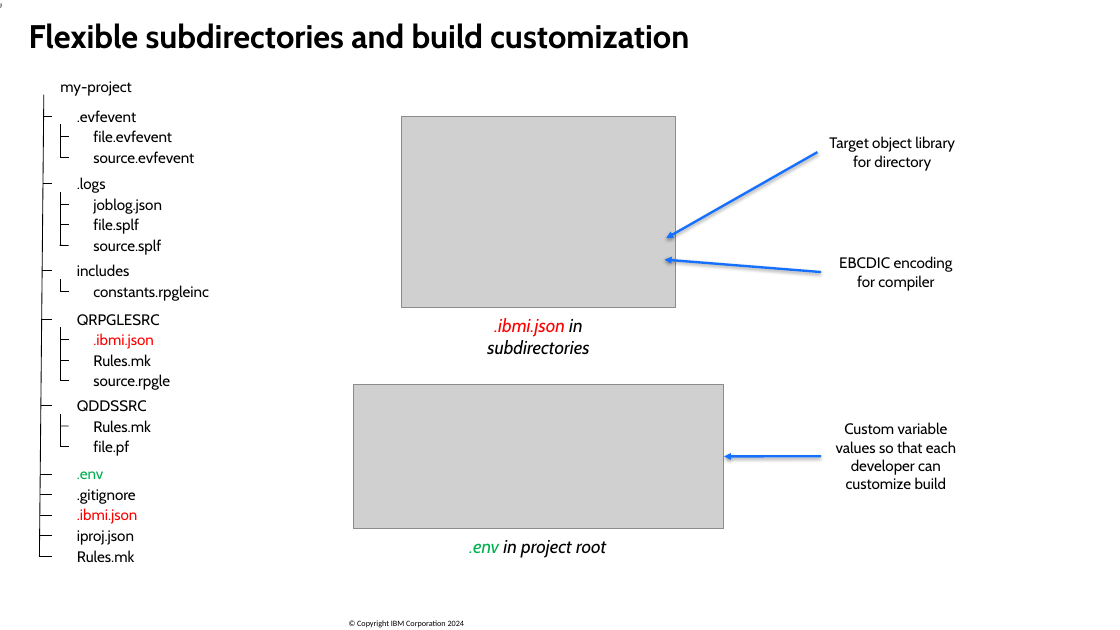
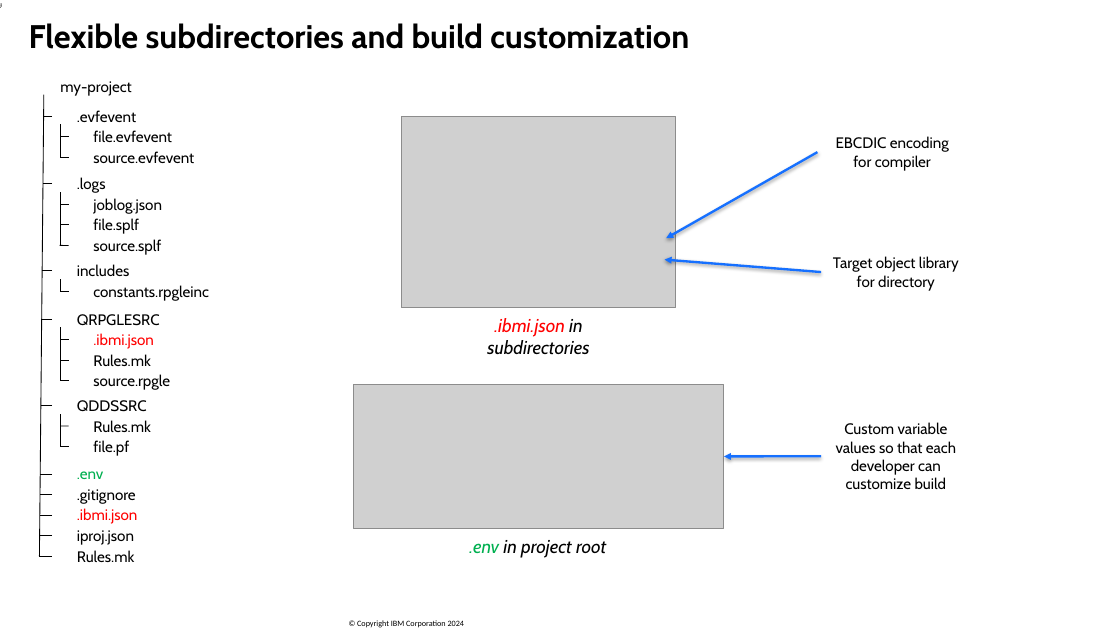
Before and after one commit to SanjulaGanepola/ibmi-talks, a slide deck: slide 9 of Modern Buildable Projects with IBM i Project Explorer and Bob/Modern-Buildable-Projects-with-IBM-i-Project-Explorer-and-Bob.pptx. Drawn at 1120x630 pixels with LibreOffice and Linux fonts; fonts in the diff are those of the drawing; grey boxes stand for pictures; background and template pictures are left out. Boxes give left, top, right and bottom in pixels: in the first picture for what was removed or moved away, otherwise in the second. Text is boxed around its words. In the diff, an @@ line names an element or a change of style, - is before the commit and + after.

```diff
--- a/Modern Buildable Projects with IBM i Project Explorer and Bob/Modern-Buildable-Projects-with-IBM-i-Project-Explorer-and-Bob.pptx
+++ b/Modern Buildable Projects with IBM i Project Explorer and Bob/Modern-Buildable-Projects-with-IBM-i-Project-Explorer-and-Bob.pptx
@@ text at (x1=836, y1=136, x2=949, y2=170): text changed @@
-Target object library for directory
+EBCDIC encoding for compiler
@@ text at (x1=833, y1=256, x2=959, y2=290): text changed @@
-EBCDIC encoding for compiler
+Target object library for directory
```
Also in this commit, not shown: 1 other slide changed, 1 other file.
